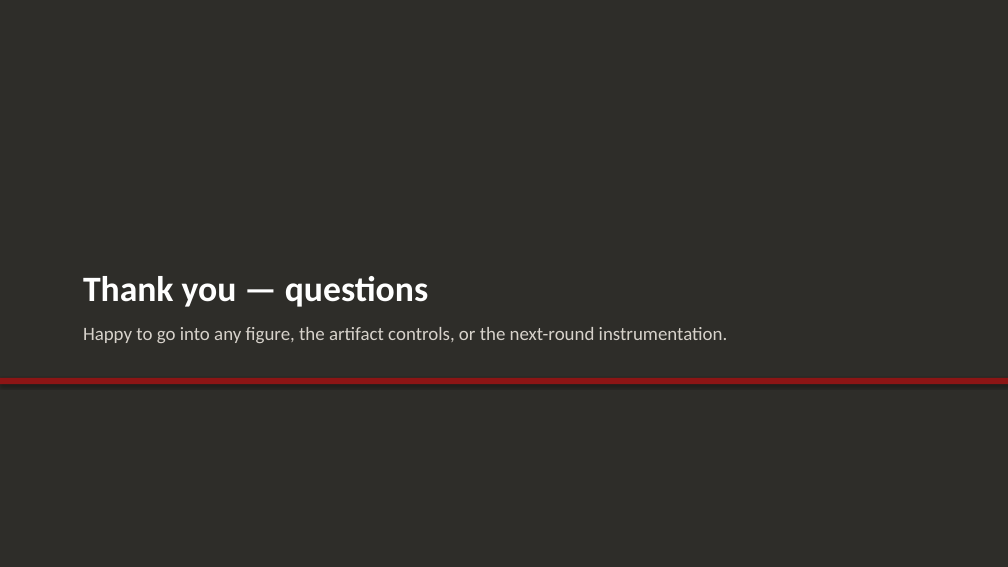
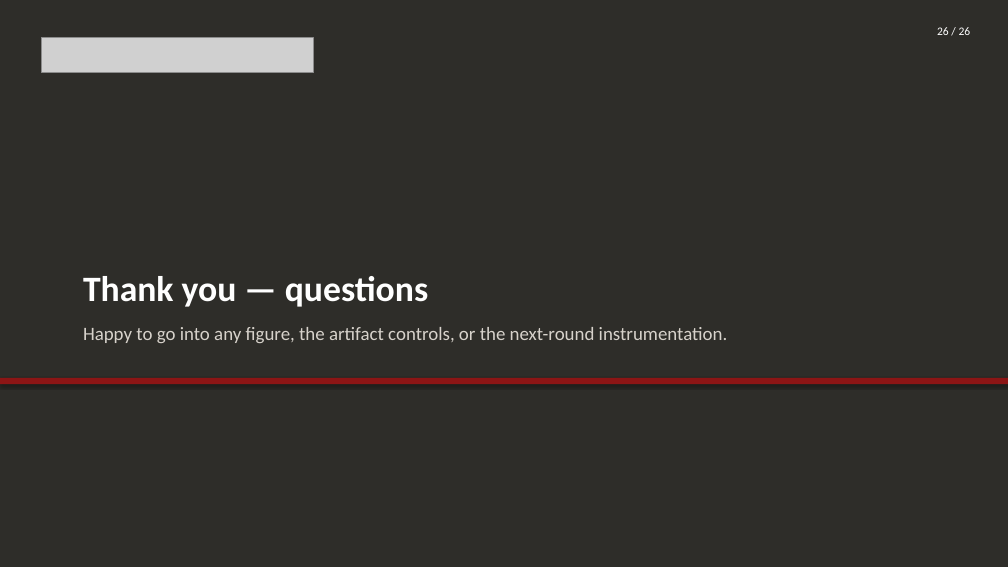
Before and after one commit to wehabit/hpaticmousebuzsakilab, a slide deck: slide 26 of presentation/haptic_brain_talk.pptx. Drawn at 1008x567 pixels with LibreOffice and Linux fonts; fonts in the diff are those of the drawing; grey boxes stand for pictures. Boxes give left, top, right and bottom in pixels: in the first picture for what was removed or moved away, otherwise in the second. Text is boxed around its words. In the diff, an @@ line names an element or a change of style, - is before the commit and + after.

```diff
--- a/presentation/haptic_brain_talk.pptx
+++ b/presentation/haptic_brain_talk.pptx
@@ text added at [937, 27, 971, 35], 11 pt, text #FFFFFF @@
+26 / 26
@@ picture added at [42, 38, 314, 73] @@
```
Also in this commit, not shown: 25 other slides changed, 5 other files.
